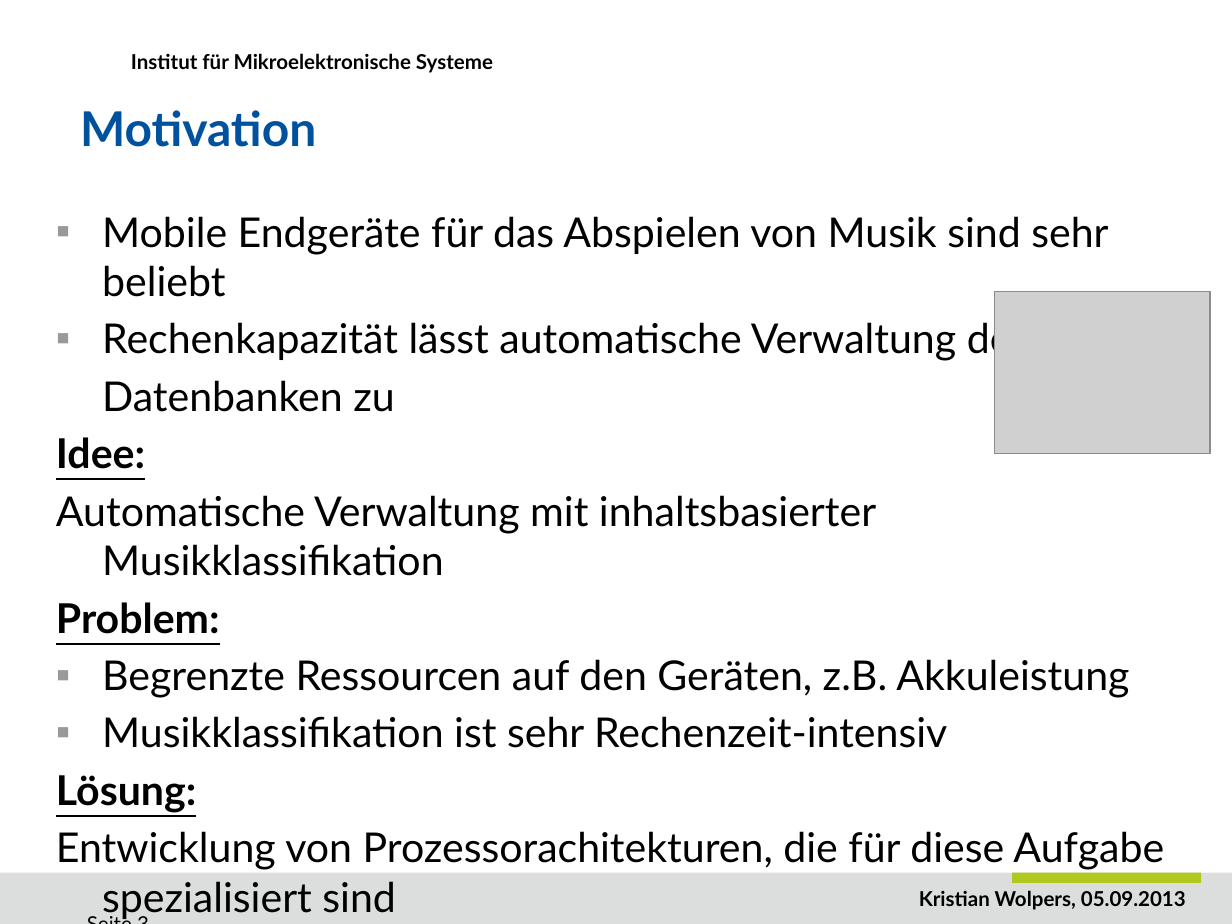
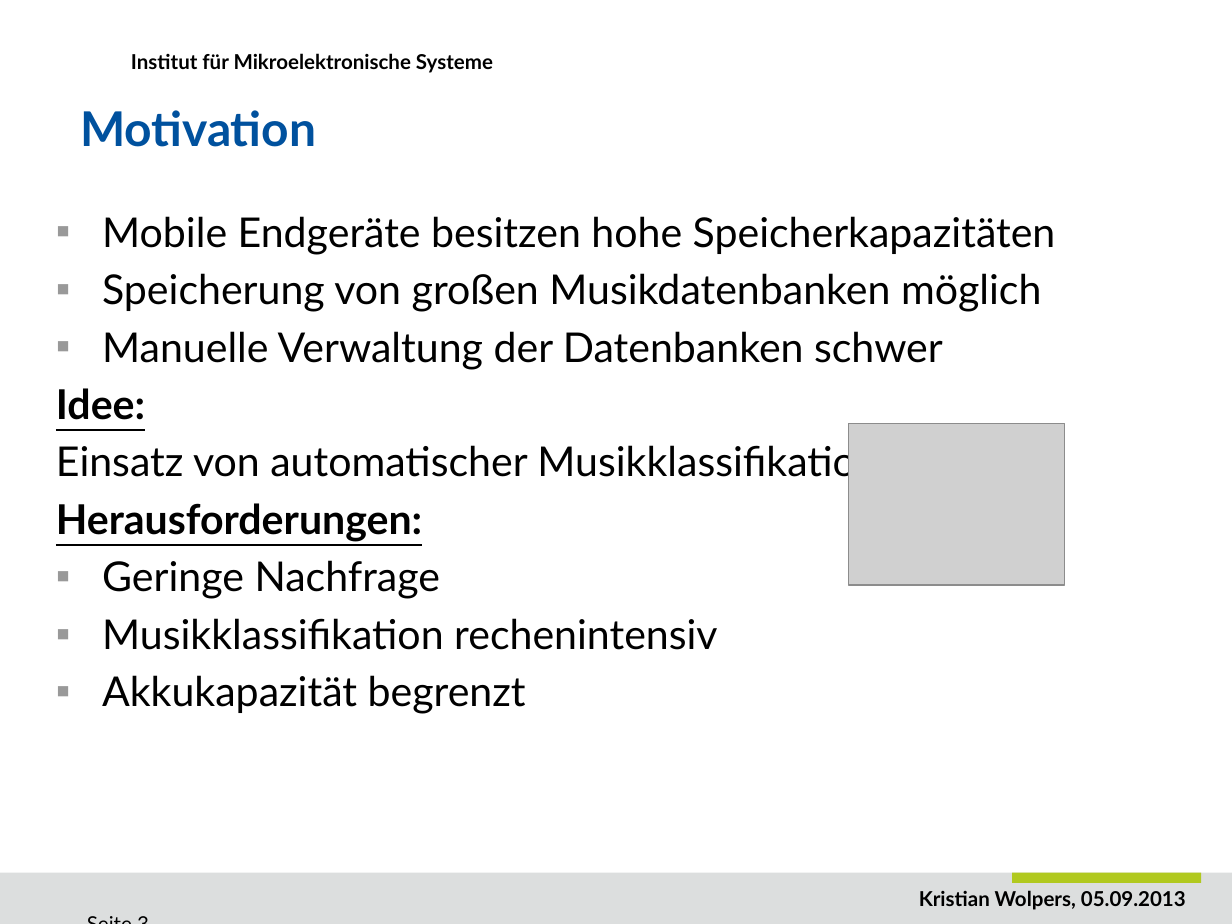
Before and after one commit to DuncanSin/Masterarbeit, a slide deck: slide 3 of Speech/Praesentation1.pptx. Drawn at 1232x924 pixels with LibreOffice and Linux fonts; fonts in the diff are those of the drawing; grey boxes stand for pictures; background and template pictures are left out. Boxes give left, top, right and bottom in pixels: in the first picture for what was removed or moved away, otherwise in the second. Text is boxed around its words. In the diff, an @@ line names an element or a change of style, - is before the commit and + after.

```diff
--- a/Speech/Praesentation1.pptx
+++ b/Speech/Praesentation1.pptx
@@ text at (102, 216, 1056, 369): text changed @@
-▪ Mobile Endgeräte für das Abspielen von Musik sind sehr beliebt
-▪ Rechenkapazität lässt automatische Verwaltung der Musik-
-Datenbanken zu
+▪ Mobile Endgeräte besitzen hohe Speicherkapazitäten
+▪ Speicherung von großen Musikdatenbanken möglich
+▪ Manuelle Verwaltung der Datenbanken schwer
@@ text at (56, 388, 145, 420): indent changed @@
@@ text at (56, 440, 879, 714): text changed @@
-Automatische Verwaltung mit inhaltsbasierter Musikklassifikation
-Problem:
-▪ Begrenzte Ressourcen auf den Geräten, z.B. Akkuleistung
-▪ Musikklassifikation ist sehr Rechenzeit-intensiv
-Lösung:
-Entwicklung von Prozessorachitekturen, die für diese Aufgabe spezialisiert sind
+Einsatz von automatischer Musikklassifikation
+Herausforderungen:
+▪ Geringe Nachfrage
+▪ Musikklassifikation rechenintensiv
+▪ Akkukapazität begrenzt
@@ picture: place and size @@
-picture at (994, 292, 1210, 453)
+picture at (849, 424, 1064, 585)
```
Also in this commit, not shown: 12 other slides changed, 3 slides added, 1 slide removed, 2 other files.
